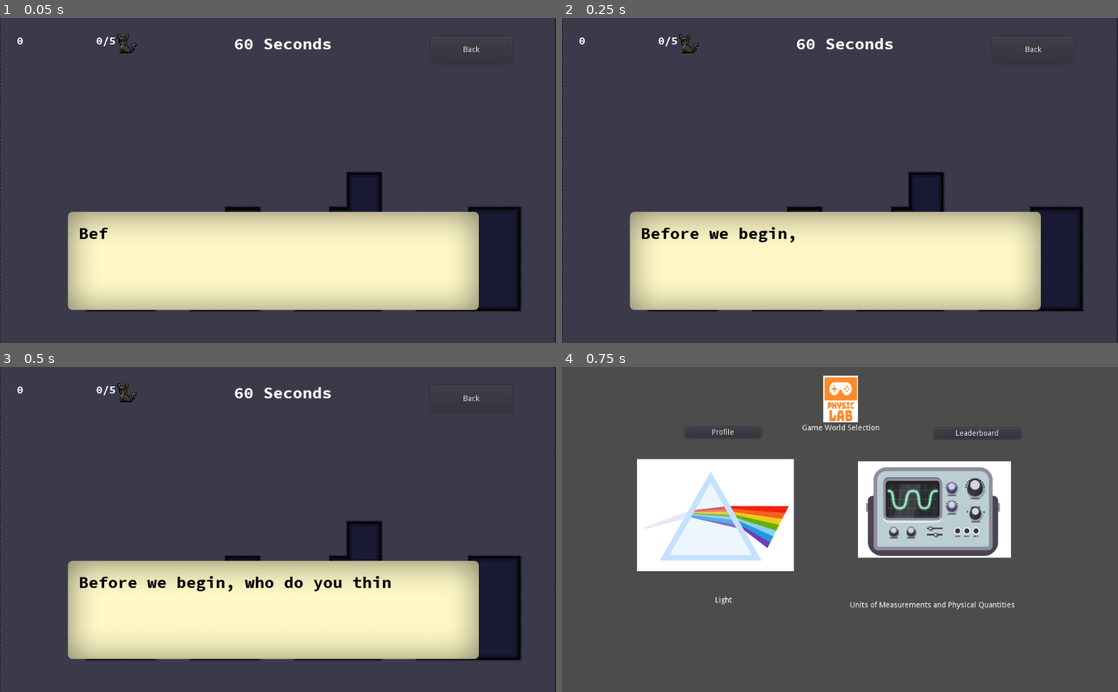
Above: before the commit, frames 1-4 (two rows, left to right).
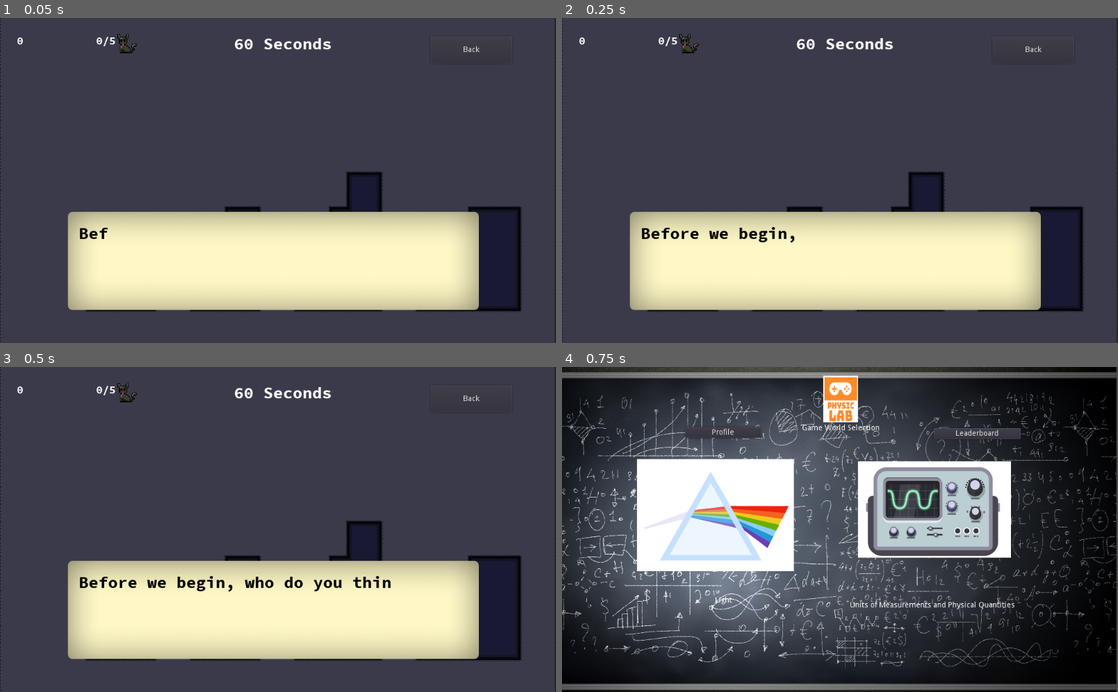
Above: after the commit, the same moments.

Repository: ChunFei96/Godot-PhysicLab
Game: Godot game, scene res://MainLevels/Light/Cat/Cat.tscn
Two runs of this game, one before a commit and one after it. Both use one fixed random seed, a clock stepped at 60 frames per second and the inputs below.
Inputs:
- Up to frame 1 (0.05 s): no input
- Up to frame 2 (0.25 s): no input
- Up to frame 3 (0.5 s): no input
- Up to frame 4 (0.75 s): click "Back" at 0.5 s

Frames 1-3 are identical in both runs. In frame 4, 59% of the frame differs, in the area x 0-100%, y 0-100%.

Commit message:
revised the UI bug of login and account creation scene

Diff:
--- a/MainLevels/Characters/character-selection.tscn
+++ b/MainLevels/Characters/character-selection.tscn
@@ -21,16 +21,16 @@
 anchor_right = 1.0
 anchor_bottom = 1.0
 margin_left = 0.5
-margin_top = 1.0
-margin_right = -1.5
+margin_right = 896.5
+margin_bottom = 480.0
 script = ExtResource( 6 )
 __meta__ = {
 "_edit_use_anchors_": false
 }
 
 [node name="AdobeStock_254419949" type="Sprite" parent="."]
-position = Vector2( 512.059, 293.926 )
-scale = Vector2( 0.207177, 0.207177 )
+position = Vector2( 515.329, 302.646 )
+scale = Vector2( 0.205869, 0.201364 )
 texture = ExtResource( 7 )
 
 [node name="selection-intro" type="Node" parent="."]
--- a/MainLevels/GameWorld/topic-selection.tscn
+++ b/MainLevels/GameWorld/topic-selection.tscn
@@ -1,6 +1,7 @@
-[gd_scene load_steps=5 format=2]
+[gd_scene load_steps=6 format=2]
 
 [ext_resource path="res://Assets/Characters/logo-icon.png" type="Texture" id=1]
+[ext_resource path="res://Assets/UI/blackboard 2.jpeg" type="Texture" id=2]
 [ext_resource path="res://Assets/Characters/pq.png" type="Texture" id=4]
 [ext_resource path="res://Assets/Characters/light.png" type="Texture" id=5]
 [ext_resource path="res://MainLevels/GameWorld/topic-selection.gd" type="Script" id=6]
@@ -17,6 +18,11 @@
 __meta__ = {
 "_edit_use_anchors_": false
 }
+
+[node name="blackboard 2" type="Sprite" parent="."]
+position = Vector2( 483.839, 308.345 )
+scale = Vector2( 0.204234, 0.204234 )
+texture = ExtResource( 2 )
 
 [node name="selection-intro" type="Node" parent="."]
 
@@ -85,10 +91,10 @@
 }
 
 [node name="HBoxContainer" type="HBoxContainer" parent="selection-intro"]
-margin_left = 446.02
-margin_top = 160.249
-margin_right = 1280.02
-margin_bottom = 584.249
+margin_left = 446.611
+margin_top = 157.294
+margin_right = 1280.61
+margin_bottom = 581.294
 __meta__ = {
 "_edit_use_anchors_": false
 }
--- a/MainLevels/Login/LoginScene.tscn
+++ b/MainLevels/Login/LoginScene.tscn
@@ -6,6 +6,7 @@
 [ext_resource path="res://MainLevels/Login/LoginScene.gd" type="Script" id=4]
 [ext_resource path="res://Assets/UI/MainPage.jpg" type="Texture" id=5]
 [ext_resource path="res://Assets/UI/UI Logo.png" type="Texture" id=6]
+[ext_resource path="res://Assets/UI/wooden reg btn-hover.png" type="Texture" id=7]
 [ext_resource path="res://Assets/UI/wooden board.png" type="Texture" id=8]
 
 [sub_resource type="DynamicFont" id=1]
@@ -17,34 +18,52 @@
 outline_color = Color( 0.0901961, 0.0784314, 0.0784314, 1 )
 font_data = ExtResource( 3 )
 
+[sub_resource type="DynamicFont" id=3]
+font_data = ExtResource( 3 )
+
 [sub_resource type="DynamicFont" id=4]
+size = 40
 font_data = ExtResource( 3 )
 
 [sub_resource type="DynamicFont" id=5]
-size = 40
 font_data = ExtResource( 3 )
 
 [sub_resource type="DynamicFont" id=6]
-font_data = ExtResource( 3 )
-
-[sub_resource type="DynamicFont" id=7]
 size = 25
 font_data = ExtResource( 3 )
 
-[sub_resource type="StyleBoxTexture" id=10]
+[sub_resource type="StyleBoxTexture" id=7]
+texture = ExtResource( 7 )
+region_rect = Rect2( 0, 0, 1218, 433 )
+
+[sub_resource type="StyleBoxTexture" id=8]
+texture = ExtResource( 7 )
+region_rect = Rect2( 0, 0, 1218, 433 )
+
+[sub_resource type="StyleBoxTexture" id=9]
 texture = ExtResource( 1 )
 region_rect = Rect2( 0, 0, 1217, 432 )
 
-[sub_resource type="DynamicFont" id=8]
+[sub_resource type="DynamicFont" id=10]
 size = 70
-font_data = ExtResource( 3 )
+extra_spacing_top = 13
+font_data = ExtResource( 3 )
+
+[sub_resource type="StyleBoxTexture" id=13]
+texture = ExtResource( 7 )
+region_rect = Rect2( 0, 0, 1218, 433 )
+
+[sub_resource type="StyleBoxTexture" id=14]
+texture = ExtResource( 7 )
+region_rect = Rect2( 0, 0, 1218, 433 )
 
 [sub_resource type="StyleBoxTexture" id=11]
 texture = ExtResource( 1 )
 region_rect = Rect2( 0, 0, 1217, 432 )
 
-[sub_resource type="DynamicFont" id=9]
+[sub_resource type="DynamicFont" id=12]
 size = 70
+extra_spacing_top = 20
 font_data = ExtResource( 3 )
 
 [node name="LoginScene" type="Control"]
@@ -83,16 +102,16 @@
 texture = ExtResource( 6 )
 
 [node name="wooden board" type="Sprite" parent="Background"]
-position = Vector2( 810.047, 630.23 )
-scale = Vector2( 1.30953, 0.704347 )
+position = Vector2( 844.178, 630.23 )
+scale = Vector2( 1.04012, 0.704347 )
 texture = ExtResource( 8 )
 
 [node name="VBoxContainer" type="VBoxContainer" parent="Background"]
 anchor_right = 1.0
 anchor_bottom = 1.0
-margin_left = 350.0
+margin_left = 559.0
 margin_top = 330.0
-margin_right = -350.0
+margin_right = -608.0
 margin_bottom = 70.0
 __meta__ = {
 "_edit_use_anchors_": false
@@ -108,75 +127,79 @@
 valign = 1
 
 [node name="MarginContainer" type="MarginContainer" parent="Background/VBoxContainer"]
-margin_right = 1220.0
+margin_right = 753.0
 margin_bottom = 50.0
 rect_min_size = Vector2( 0, 50 )
 
 [node name="EmailTitle" type="Label" parent="Background/VBoxContainer"]
 margin_top = 54.0
-margin_right = 1220.0
+margin_right = 753.0
 margin_bottom = 105.0
 custom_fonts/font = SubResource( 2 )
 text = "Email"
 
 [node name="Email" type="LineEdit" parent="Background/VBoxContainer"]
 margin_top = 109.0
-margin_right = 1220.0
+margin_right = 753.0
 margin_bottom = 159.0
 rect_min_size = Vector2( 0, 50 )
-custom_fonts/font = SubResource( 4 )
+custom_fonts/font = SubResource( 3 )
 
 [node name="PasswordTitle" type="Label" parent="Background/VBoxContainer"]
 margin_top = 163.0
-margin_right = 1220.0
+margin_right = 753.0
 margin_bottom = 214.0
-custom_fonts/font = SubResource( 5 )
+custom_fonts/font = SubResource( 4 )
 text = "Password"
 
 [node name="Password" type="LineEdit" parent="Background/VBoxContainer"]
 margin_top = 218.0
-margin_right = 1220.0
+margin_right = 753.0
 margin_bottom = 268.0
 rect_min_size = Vector2( 0, 50 )
-custom_fonts/font = SubResource( 6 )
+custom_fonts/font = SubResource( 5 )
 secret = true
 
 [node name="ErrorNotification" type="Label" parent="Background/VBoxContainer"]
 margin_top = 272.0
-margin_right = 1220.0
+margin_right = 753.0
 margin_bottom = 304.0
 rect_min_size = Vector2( 0, 30 )
-custom_fonts/font = SubResource( 7 )
+custom_fonts/font = SubResource( 6 )
 custom_colors/font_color = Color( 0.501961, 0.0313726, 0.0313726, 1 )
 
 [node name="MarginContainer2" type="MarginContainer" parent="Background/VBoxContainer"]
 margin_top = 308.0
-margin_right = 1220.0
+margin_right = 753.0
 margin_bottom = 358.0
 rect_min_size = Vector2( 0, 50 )
 
 [node name="Login" type="Button" parent="Background/VBoxContainer"]
 margin_top = 362.0
-margin_right = 1220.0
-margin_bottom = 462.0
+margin_right = 753.0
+margin_bottom = 463.0
 rect_min_size = Vector2( 500, 100 )
-custom_styles/normal = SubResource( 10 )
-custom_fonts/font = SubResource( 8 )
+custom_styles/hover = SubResource( 7 )
+custom_styles/pressed = SubResource( 8 )
+custom_styles/normal = SubResource( 9 )
+custom_fonts/font = SubResource( 10 )
 text = "Login"
 
 [node name="CreateAccount" type="Button" parent="Background/VBoxContainer"]
-margin_top = 466.0
-margin_right = 1220.0
-margin_bottom = 566.0
+margin_top = 467.0
+margin_right = 753.0
+margin_bottom = 575.0
 rect_min_size = Vector2( 500, 100 )
+custom_styles/hover = SubResource( 13 )
+custom_styles/pressed = SubResource( 14 )
 custom_styles/normal = SubResource( 11 )
-custom_fonts/font = SubResource( 9 )
+custom_fonts/font = SubResource( 12 )
 text = "Create Account"
 
 [node name="TextureButton" type="TextureButton" parent="Background/VBoxContainer"]
-margin_top = 570.0
-margin_right = 1220.0
-margin_bottom = 570.0
+margin_top = 579.0
+margin_right = 753.0
+margin_bottom = 579.0
 
 [node name="HttpPost" type="HTTPRequest" parent="."]
 [connection signal="pressed" from="Background/VBoxContainer/Login" to="." method="_on_Login_pressed"]
--- a/Scenes/Login/CreateAccount.tscn
+++ b/Scenes/Login/CreateAccount.tscn
@@ -1,9 +1,10 @@
-[gd_scene load_steps=13 format=2]
+[gd_scene load_steps=18 format=2]
 
 [ext_resource path="res://Assets/UI/wooden back 2.png" type="Texture" id=1]
 [ext_resource path="res://Assets/Font/fonts/Pangolin/Pangolin-Regular.ttf" type="DynamicFontData" id=2]
 [ext_resource path="res://Assets/UI/wood btn 3.png" type="Texture" id=3]
 [ext_resource path="res://Scenes/Login/CreateAccount.gd" type="Script" id=4]
+[ext_resource path="res://Assets/UI/wood btn 3-hover.png" type="Texture" id=5]
 
 [sub_resource type="DynamicFont" id=1]
 size = 70
@@ -13,15 +14,15 @@
 size = 25
 font_data = ExtResource( 2 )
 
-[sub_resource type="StyleBoxTexture" id=6]
-texture = ExtResource( 3 )
-region_rect = Rect2( 0, 0, 565, 206 )
+[sub_resource type="StyleBoxTexture" id=11]
+texture = ExtResource( 5 )
+region_rect = Rect2( 0, 0, 566, 207 )
 
-[sub_resource type="DynamicFont" id=3]
-size = 30
-font_data = ExtResource( 2 )
+[sub_resource type="StyleBoxTexture" id=12]
+texture = ExtResource( 5 )
+region_rect = Rect2( 0, 0, 566, 207 )
 
-[sub_resource type="StyleBoxTexture" id=7]
+[sub_resource type="StyleBoxTexture" id=3]
 texture = ExtResource( 3 )
 region_rect = Rect2( 0, 0, 565, 206 )
 
@@ -29,7 +30,23 @@
 size = 30
 font_data = ExtResource( 2 )
 
-[sub_resource type="DynamicFont" id=5]
+[sub_resource type="StyleBoxTexture" id=9]
+texture = ExtResource( 5 )
+region_rect = Rect2( 0, 0, 566, 207 )
+
+[sub_resource type="StyleBoxTexture" id=10]
+texture = ExtResource( 5 )
+region_rect = Rect2( 0, 0, 566, 207 )
+
+[sub_resource type="StyleBoxTexture" id=5]
+texture = ExtResource( 3 )
+region_rect = Rect2( 0, 0, 565, 206 )
+
+[sub_resource type="DynamicFont" id=6]
+size = 30
+font_data = ExtResource( 2 )
+
+[sub_resource type="DynamicFont" id=7]
 font_data = ExtResource( 2 )
 
 [sub_resource type="DynamicFont" id=8]
@@ -51,7 +68,7 @@
 dropdown_path = NodePath("Background/dropdown")
 
 [node name="wooden back 2" type="Sprite" parent="."]
-position = Vector2( 1018.94, 511.534 )
+position = Vector2( 950, 511.534 )
 texture = ExtResource( 1 )
 
 [node name="Background" type="NinePatchRect" parent="."]
@@ -59,10 +76,10 @@
 anchor_top = 0.5
 anchor_right = 0.5
 anchor_bottom = 0.5
-margin_left = -950.101
-margin_top = -519.007
-margin_right = 969.899
-margin_bottom = 560.993
+margin_left = -993.317
+margin_top = -509.812
+margin_right = 926.683
+margin_bottom = 570.188
 __meta__ = {
 "_edit_use_anchors_": false
 }
@@ -104,8 +121,10 @@
 margin_top = 608.368
 margin_right = 1277.29
 margin_bottom = 677.368
-custom_styles/normal = SubResource( 6 )
-custom_fonts/font = SubResource( 3 )
+custom_styles/hover = SubResource( 11 )
+custom_styles/pressed = SubResource( 12 )
+custom_styles/normal = SubResource( 3 )
+custom_fonts/font = SubResource( 4 )
 text = "Register"
 __meta__ = {
 "_edit_use_anchors_": false
@@ -117,8 +136,10 @@
 margin_right = 990.553
 margin_bottom = 674.734
 rect_min_size = Vector2( 0, 57 )
-custom_styles/normal = SubResource( 7 )
-custom_fonts/font = SubResource( 4 )
+custom_styles/hover = SubResource( 9 )
+custom_styles/pressed = SubResource( 10 )
+custom_styles/normal = SubResource( 5 )
+custom_fonts/font = SubResource( 6 )
 text = "Cancel"
 __meta__ = {
 "_edit_use_anchors_": false
Binary file added: Assets/UI/blackboard 2.jpeg
Not shown, added: Assets/UI/blackboard 2.jpeg.import
Binary file added: Assets/UI/wood btn 3-hover.png
Not shown, added: Assets/UI/wood btn 3-hover.png.import
Binary file added: Assets/UI/wooden reg btn-hover.png
Not shown, added: Assets/UI/wooden reg btn-hover.png.import
Not shown: 1 places in MainLevels/Login/LoginScene.tscn that only renumber resources
Not shown: 1 places in Scenes/Login/CreateAccount.tscn that only renumber resources
